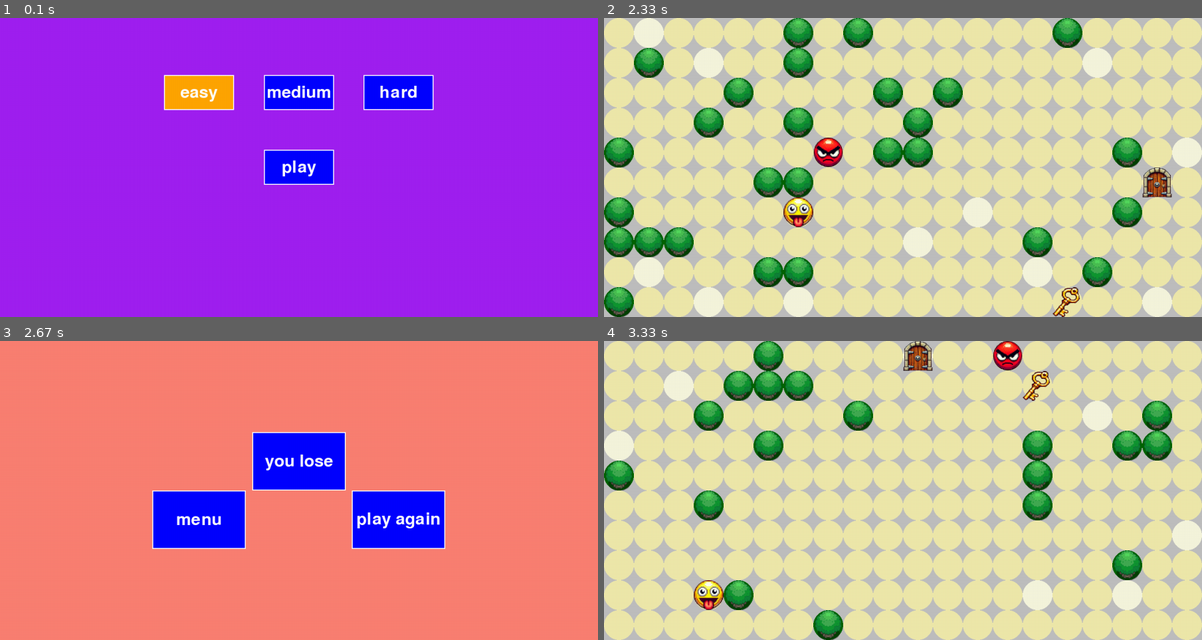
Above: before the commit, frames 1-4 (two rows, left to right).
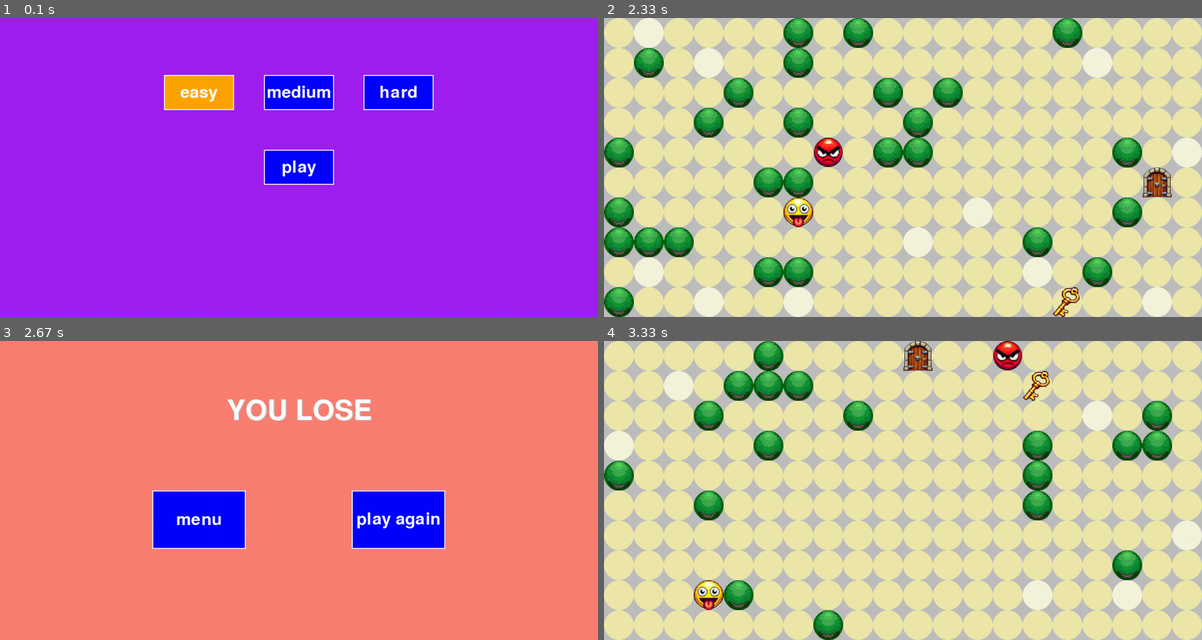
Above: after the commit, the same moments.

Repository: Jaxsbr/pygame_cant_catch_me
Game: pygame game, started from app/main.py
The game is run twice, just before and just after one commit, with the same random seed, the same clock (stepped at 60 frames per second) and the same inputs.
Inputs (mouse positions are in pixels of both pictures, inside the frame that each line leads up to):
- Up to frame 1 (0.1 s): no input
- Up to frame 2 (2.33 s): click "play" at 0.38 s; hold Left 0.67-1.2 s; move the mouse to (891, 203) at 0.7 s; hold Down 1.23-1.53 s; hold Left 1.57-1.97 s; hold Up from 2 s (still down)
- Up to frame 3 (2.67 s): release Up at 2.37 s; hold Right from 2.4 s (still down)
- Up to frame 4 (3.33 s): release Right at 3.03 s; click "play again" at 3.12 s

Frames 1-2 are identical in both runs. In frame 3, 4.0% of the frame differs, in the area x 38-63%, y 19-50%; in frame 4, nothing differs.

Commit message:
particles

Diff:
--- a/app/game_state/game.py
+++ b/app/game_state/game.py
@@ -1,4 +1,6 @@
+import math
 import random
+from particle_engine import Particle, ParticleEngine
 from game_state.difficulty_engine import DifficultyEngine
 from game_state.turn_engine import TurnEngine
 import pygame # type: ignore
@@ -26,6 +28,7 @@
         self._enemy_move_trigger_count = self._difficulty_engine.get_enemy_move_value()
         self._sprites = sprites
         self._turn_engine = TurnEngine()
+        self._particle_engine = ParticleEngine()
 
         self._tree_img = pygame.image.load('app/assets/img/tree.png')
         self._tree_img = pygame.transform.scale(self._tree_img, (TileManager.tile_width, TileManager.tile_height))
@@ -85,6 +88,14 @@
             self._door_pos.y - TileManager.tile_height_offset,
             TileManager.tile_width,
             TileManager.tile_height)
+
+        self._colors = [
+            pygame.Color(255, 255, 0, 255),   # yellow
+            pygame.Color(255, 0, 0, 255),     # red
+            pygame.Color(128, 0, 128, 255),   # purple
+            pygame.Color(0, 0, 255, 255),     # blue
+            pygame.Color(255, 165, 0, 255)    # orange
+        ]
 
 
     def selected(self, event):
@@ -117,6 +128,19 @@
     def _update_game_objectives(self):
         if self._player.tile_index == self._key_tile_index and not self._key_collected:
             self._key_sound.play()
+            particle_count = random.randint(7, 12)
+            for i in range(particle_count):
+                angle = random.choice(range(0, 361, 6))
+                radians = math.radians(angle)
+                self._particle_engine.emit(
+                    self._key_pos, # TODO: random point around key (visual improvement)
+                    random.choice([0.2, 0.5, 0.7]),
+                    pygame.Vector2(math.cos(radians), math.sin(radians)),
+                    random.choice([200, 350, 500]),
+                    random.choice([5, 7, 9]),
+                    random.choice(self._colors),
+                    True
+                )
 
         if self._player.tile_index == self._key_tile_index:
             self._key_collected = True
@@ -232,6 +256,7 @@
         self._update_actors(dt)
         self._update_game_objectives()
         self._update_player_movements()
+        self._particle_engine.update(dt)
 
 
     def draw(self, screen):
@@ -245,3 +270,5 @@
             screen.blit(self._sprites["door"],self._door_rect)
             self._player.draw(screen, self._sprites["player"],)
             self._enemy.draw(screen, self._sprites["enemy"],)
+
+        self._particle_engine.draw(screen)
--- a/app/game_status_state/game_status.py
+++ b/app/game_status_state/game_status.py
@@ -1,3 +1,6 @@
+import math
+import random
+from particle_engine import ParticleEngine
 from game_state.difficulty_engine import DifficultyEngine
 from game_state.events import CHANGE_STATE_EVENT
 from enums import GameState, GameStatuses
@@ -12,7 +15,7 @@
         self._button_height = 125
         self._status_button = pygame.Rect(
             bounds.width / 2 - self._button_width / 2,
-            bounds.height / 2 - self._button_height,
+            bounds.height / 3 - self._button_height,
             self._button_width,
             self._button_height)
         self._play_button = pygame.Rect(
@@ -25,21 +28,86 @@
             bounds.height / 2,
             self._button_width,
             self._button_height)
+        self._message_font = pygame.font.Font(pygame.font.get_default_font(), 60)
         self._font = pygame.font.Font(pygame.font.get_default_font(), 36)
         self._hover_color = "red"
         self._text_color = "white"
         self._menu_button_hover_color = self._text_color
         self._play_button_hover_color = self._text_color
+        self._emit_count = 0.5
+        self._elapsed_emit_count = 0
+        self._particle_pos = pygame.Vector2(
+            self._status_button.x + self._button_width / 2,
+            self._status_button.y + self._button_height / 2
+        )
+        self._particle_engine = ParticleEngine()
+        self._happy_colors = [
+            pygame.Color(255, 255, 0, 255),   # yellow
+            pygame.Color(255, 0, 0, 255),     # red
+            pygame.Color(128, 0, 128, 255),   # purple
+            pygame.Color(0, 0, 255, 255),     # blue
+            pygame.Color(0, 255, 0, 255),   # green
+            pygame.Color(173, 216, 230, 255),   # light blue
+            pygame.Color(255, 192, 203, 255),   # pink
+            pygame.Color(255, 165, 0, 255),   # orange
+        ]
+        self._sad_colors = [
+            pygame.Color(128, 128, 128, 255),   # gray
+            pygame.Color(0, 0, 0, 255),     # black
+        ]
 
 
     def selected(self, event):
         self._status = event.data
         if self._status == GameStatuses.WIN:
             self._fill_color = "green"
-            self._status_text = "you win"
+            self._status_text = "YOU WIN"
         elif self._status == GameStatuses.LOSE:
             self._fill_color = "salmon"
-            self._status_text = "you lose"
+            self._status_text = "YOU LOSE"
+
+        self._particle_engine.reset()
+
+
+    def _update_particles(self, dt):
+        self._particle_engine.update(dt)
+
+        self._elapsed_emit_count += 1 * dt
+        if self._elapsed_emit_count >= self._emit_count:
+            self._elapsed_emit_count = 0
+
+            # TODO:
+            # Calculate ttl based on speed
+            # e.g. higher speed expires faster as it leaves the screen quicker
+
+            if self._status == GameStatuses.WIN:
+                particle_count = random.randint(7, 20)
+                for i in range(particle_count):
+                    angle = random.choice(range(0, 361, 6))
+                    radians = math.radians(angle)
+                    self._particle_engine.emit(
+                        self._particle_pos,
+                        random.choice([1.5, 3, 4.5]),
+                        pygame.Vector2(math.cos(radians), math.sin(radians)),
+                        random.choice([100, 250, 300, 500, 600]),
+                        random.choice([5, 7, 9, 12]),
+                        random.choice(self._happy_colors),
+                        True
+                    )
+            else:
+                particle_count = random.randint(1, 2)
+                for i in range(particle_count):
+                    angle = random.choice(range(0, 361, 6))
+                    radians = math.radians(angle)
+                    self._particle_engine.emit(
+                        self._particle_pos,
+                        random.choice([1.5, 3]),
+                        pygame.Vector2(math.cos(radians), math.sin(radians)),
+                        random.choice([50, 100]),
+                        random.choice([9, 12]),
+                        random.choice(self._sad_colors),
+                        False
+                    )
 
 
     def update(self, dt):
@@ -63,18 +131,26 @@
                     pygame.event.Event(CHANGE_STATE_EVENT, {"new_state": GameState.MENU})
                 )
 
+        self._update_particles(dt)
+
 
     def draw(self, screen):
         screen.fill(self._fill_color)
 
-        # Status Button
-        pygame.Surface.fill(screen, "blue", self._status_button)
-        pygame.draw.rect(screen, "white", self._status_button, 2)
-        text_surface = self._font.render(self._status_text, True, "white")
+        self._particle_engine.draw(screen)
+
+        # Status
+        text_surface = self._message_font.render(self._status_text, True, "white")
+        text_surface_shadow = self._message_font.render(self._status_text, True, "gray")
         text_rect = text_surface.get_rect(
             center=(
                 self._status_button.x + self._button_width / 2,
                 self._status_button.y + self._button_height / 2))
+        text_shadow_rect = text_surface.get_rect(
+            center=(
+                self._status_button.x + self._button_width / 2 + 1.5,
+                self._status_button.y + self._button_height / 2 + 1.5))
+        screen.blit(text_surface_shadow, text_shadow_rect)
         screen.blit(text_surface, text_rect)
 
         # Play Button
--- /dev/null
+++ b/app/particle_engine.py
@@ -0,0 +1,97 @@
+from typing import List
+import pygame
+
+
+class ParticleEngine:
+    def __init__(self):
+        self._particles: List[Particle] = []
+
+
+    def emit(self, position: pygame.Vector2, ttl: float, direction: pygame.Vector2, speed: float, size: float, color: pygame.Color, has_gravity: bool = False):
+        for p in self._particles:
+            if p.is_expired():
+                p.reset(position, ttl, direction, speed, size, color, has_gravity)
+                return p
+
+        particle = Particle(position, ttl, direction, speed, size, color, has_gravity)
+        self._particles.append(particle)
+        return particle
+
+
+    def reset(self):
+        self._particles.clear()
+
+
+    def update(self, dt):
+        for p in self._particles:
+            p.update(dt)
+
+
+    def draw(self, screen):
+        for p in self._particles:
+            p.draw(screen)
+
+
+class Particle:
+    def __init__(self, position: pygame.Vector2, ttl: float, direction: pygame.Vector2, speed: float, size: float, color: pygame.Color, gravity: bool):
+        self._position = pygame.Vector2(0, 0)
+        self.reset(position, ttl, direction, speed, size, color, gravity)
+
+
+    def reset(self, position: pygame.Vector2, ttl: float, direction: pygame.Vector2, speed: float, size: float, color: pygame.Color, has_gravity: bool):
+        self._position.x = position.x
+        self._position.y = position.y
+        self._ttl = ttl
+        self._original_ttl = ttl
+        self._direction = direction
+        self._speed = speed
+        self._size = size
+        self._color = color
+        self._has_gravity = has_gravity
+        self._velocity = self._direction * self._speed
+        self._gravity = 9.8
+
+
+    def is_expired(self):
+        return self._ttl < 0
+
+
+    def update(self, dt):
+        if self.is_expired():
+            return
+
+        self._ttl -= 1 * dt
+
+        if self._has_gravity:
+            self._velocity.x = self._direction.x * self._speed
+            self._velocity.y += self._gravity
+        else:
+            self._velocity = self._direction * self._speed
+
+
+
+        self._position += self._velocity * dt
+
+        # Calculate the opacity based on the remaining TTL
+        alpha = max(0, int(255 * (self._ttl / self._original_ttl)))
+        self._color.a = alpha
+
+
+    def draw(self, screen):
+        if self.is_expired():
+            return
+
+        # Create a temporary surface with per-pixel alpha
+        circle_surface = pygame.Surface((self._size * 2, self._size * 2), pygame.SRCALPHA)
+        circle_surface = circle_surface.convert_alpha()  # Ensure it supports per-pixel alpha
+
+        # Draw the circle on the temporary surface
+        pygame.draw.circle(
+            circle_surface,
+            self._color,
+            (self._size, self._size),  # Center of the surface
+            self._size
+        )
+
+        # Blit the temporary surface onto the main screen at the correct position
+        screen.blit(circle_surface, (self._position.x - self._size, self._position.y - self._size))
